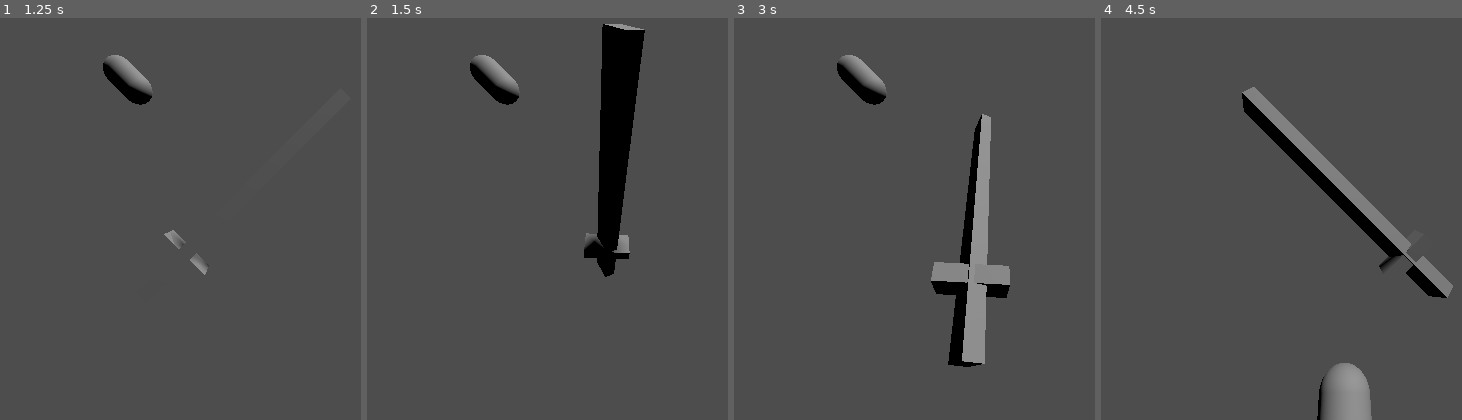
Above: before the commit, frames 1-4 (left to right).
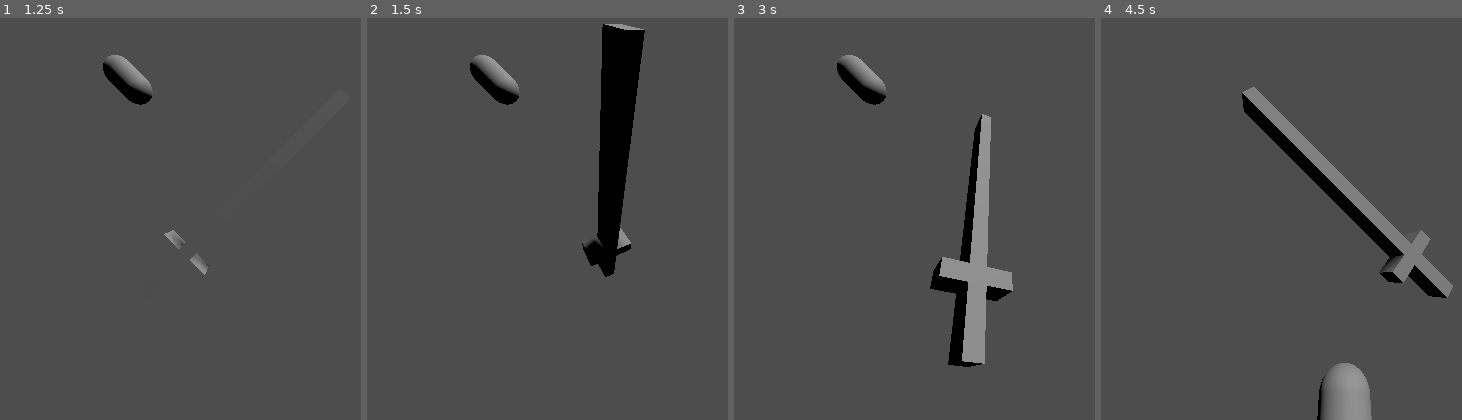
Above: after the commit, the same moments.

Repository: Lukko-Digital/Bladebearer
Game: Godot game, scene res://src/main.tscn
The game is run twice, just before and just after one commit, with the same random seed, the same clock (stepped at 60 frames per second) and the same inputs.
Inputs:
- Up to frame 1 (1.25 s): tap Enter at 0.5 s; hold D (right) from 0.53 s (still down); hold Shift (shift) from 0.53 s (still down)
- Up to frame 2 (1.5 s): tap Space (space) at 1.25, 1.35 s; release D (right) at 1.28 s; release Shift (shift) at 1.28 s; hold S (backward) from 1.28 s (still down)
- Up to frame 3 (3 s): release S (backward) at 2.03 s; hold D (right) 2.03-2.78 s; hold Shift (shift) 2.03-2.78 s; tap Enter at 2.75 s; hold W (forward) from 2.78 s (still down); tap Space (space) at 2.85 s
- Up to frame 4 (4.5 s): release W (forward) at 3.53 s; hold Shift (shift) 3.53-4.28 s; hold A (left) from 3.53 s (still down); tap Space (space) at 4.25, 4.35 s

Frame 1 is identical in both runs. In frame 2, 0.2% of the frame differs, in the area x 59-74%, y 52-62%; in frame 3, 0.5%; in frame 4, 0.6%, in the area x 77-92%, y 52-66%.

Commit message:
move sword mesh and target ball to separate scenes

Diff:
--- a/src/main.tscn
+++ b/src/main.tscn
@@ -1,11 +1,7 @@
-[gd_scene load_steps=4 format=3 uid="uid://p423tqksuch1"]
+[gd_scene load_steps=3 format=3 uid="uid://p423tqksuch1"]
 
 [ext_resource type="PackedScene" uid="uid://ctoxk5ywvn75r" path="res://src/sword.tscn" id="1_bdv3j"]
-[ext_resource type="Script" path="res://src/target_ball.gd" id="2_8stqn"]
-
-[sub_resource type="CapsuleMesh" id="CapsuleMesh_vyjgv"]
-radius = 0.05
-height = 0.2
+[ext_resource type="PackedScene" uid="uid://ccb8dq5qk5vev" path="res://src/target_ball.tscn" id="2_54gg4"]
 
 [node name="Main" type="Node3D"]
 
@@ -20,9 +16,4 @@
 transform = Transform3D(1, 0, 0, 0, 1, 0, 0, 0, 1, 0, 0, 0.827516)
 fov = 90.0
 
-[node name="TargetBall" type="Node3D" parent="."]
-script = ExtResource("2_8stqn")
-
-[node name="MeshInstance3D" type="MeshInstance3D" parent="TargetBall"]
-transform = Transform3D(1, 0, 0, 0, 1, 0, 0, 0, 1, 0, 0.6, 0)
-mesh = SubResource("CapsuleMesh_vyjgv")
+[node name="TargetBall" parent="." instance=ExtResource("2_54gg4")]
--- a/src/sword.tscn
+++ b/src/sword.tscn
@@ -1,19 +1,9 @@
-[gd_scene load_steps=4 format=3 uid="uid://ctoxk5ywvn75r"]
+[gd_scene load_steps=3 format=3 uid="uid://ctoxk5ywvn75r"]
 
 [ext_resource type="Script" path="res://src/sword.gd" id="1_a5gxo"]
-
-[sub_resource type="BoxMesh" id="BoxMesh_0ulck"]
-size = Vector3(0.05, 1, 0.1)
-
-[sub_resource type="BoxMesh" id="BoxMesh_stlur"]
-size = Vector3(0.2, 0.05, 0.1)
+[ext_resource type="PackedScene" uid="uid://b404ka4awh3r" path="res://src/sword_mesh.tscn" id="2_dj4ne"]
 
 [node name="Sword" type="Node3D"]
 script = ExtResource("1_a5gxo")
 
-[node name="SwordMesh" type="MeshInstance3D" parent="."]
-mesh = SubResource("BoxMesh_0ulck")
-
-[node name="Crossguard" type="MeshInstance3D" parent="."]
-transform = Transform3D(1, 0, 0, 0, 1, 0, 0, 0, 1, 0, -0.31476, 0)
-mesh = SubResource("BoxMesh_stlur")
+[node name="SwordMesh" parent="." instance=ExtResource("2_dj4ne")]
--- /dev/null
+++ b/src/sword_mesh.tscn
@@ -0,0 +1,15 @@
+[gd_scene load_steps=3 format=3 uid="uid://b404ka4awh3r"]
+
+[sub_resource type="BoxMesh" id="BoxMesh_0ulck"]
+size = Vector3(0.05, 1, 0.1)
+
+[sub_resource type="BoxMesh" id="BoxMesh_stlur"]
+size = Vector3(0.2, 0.05, 0.1)
+
+[node name="SwordMesh" type="MeshInstance3D"]
+mesh = SubResource("BoxMesh_0ulck")
+
+[node name="Crossguard" type="MeshInstance3D" parent="."]
+transform = Transform3D(1, 0, 0, 0, 1, 0, 0, 0, 1, 0, -0.31476, 0)
+mesh = SubResource("BoxMesh_stlur")
+skeleton = NodePath("../..")
--- /dev/null
+++ b/src/target_ball.tscn
@@ -0,0 +1,14 @@
+[gd_scene load_steps=3 format=3 uid="uid://ccb8dq5qk5vev"]
+
+[ext_resource type="Script" path="res://src/target_ball.gd" id="1_rhyst"]
+
+[sub_resource type="CapsuleMesh" id="CapsuleMesh_vyjgv"]
+radius = 0.05
+height = 0.2
+
+[node name="TargetBall" type="Node3D"]
+script = ExtResource("1_rhyst")
+
+[node name="MeshInstance3D" type="MeshInstance3D" parent="."]
+transform = Transform3D(1, 0, 0, 0, 1, 0, 0, 0, 1, 0, 0.6, 0)
+mesh = SubResource("CapsuleMesh_vyjgv")
